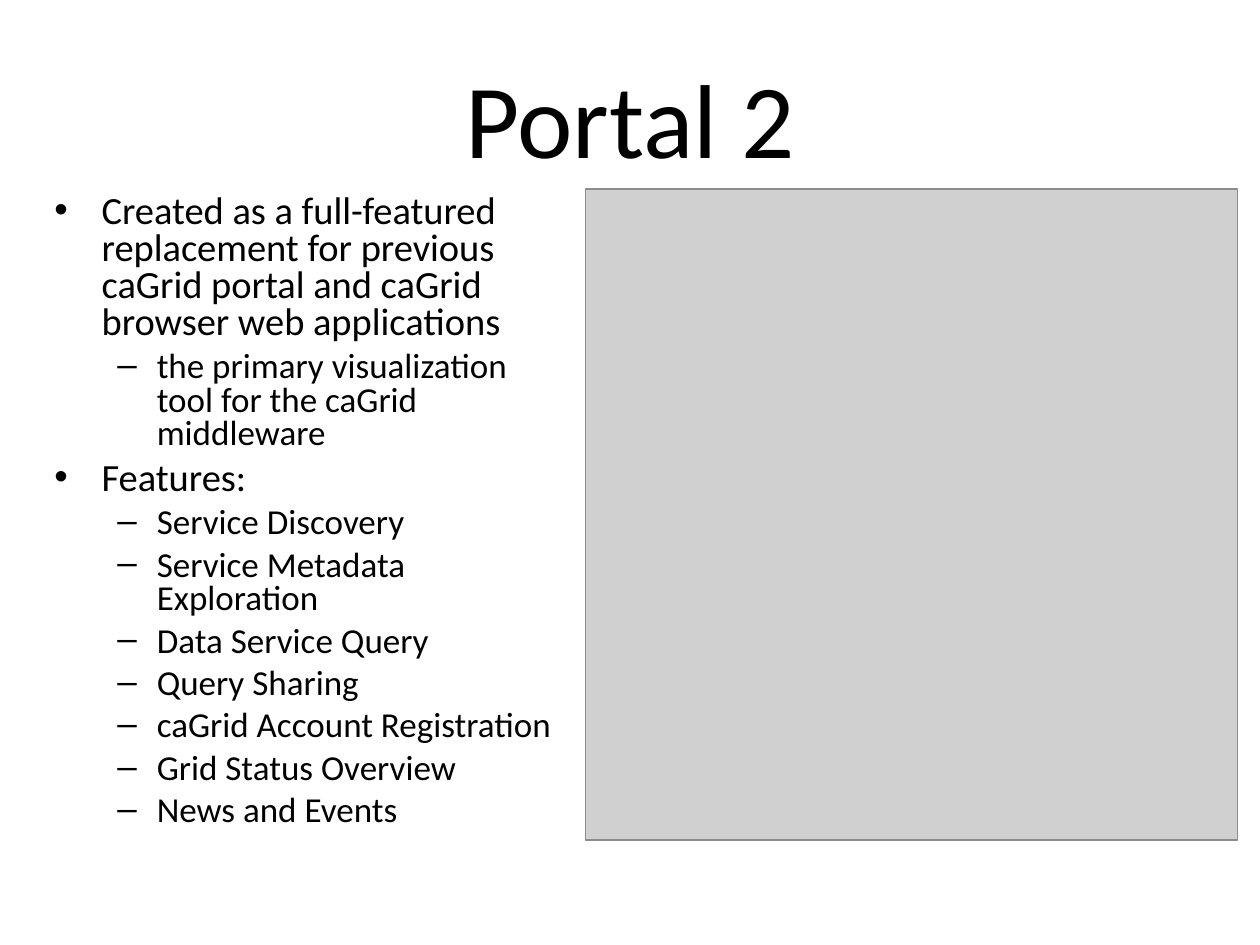
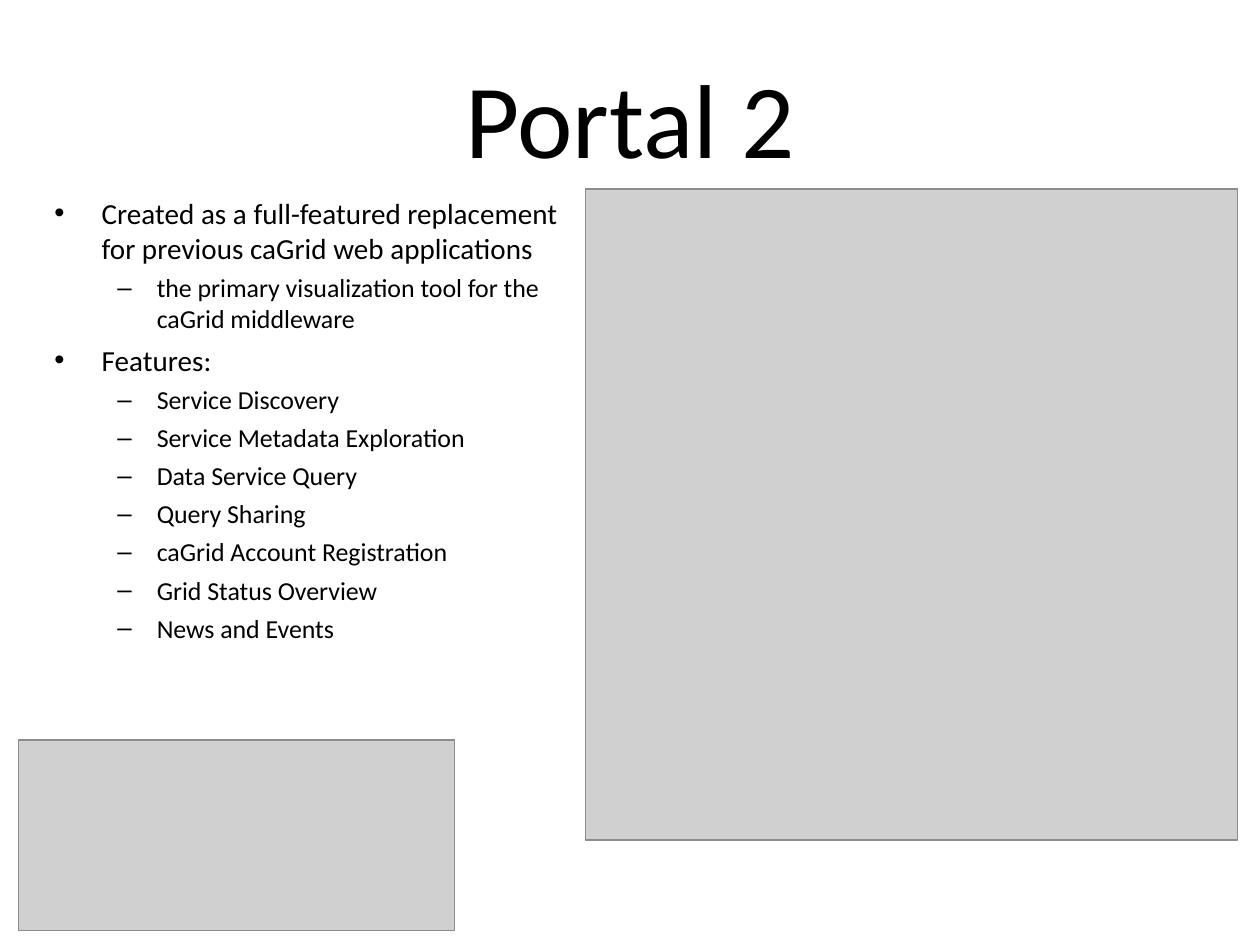
Before and after one commit to NCIP/cagrid-docs, a slide deck: slide 8 of presentations/2008_AnnualMeeting/demos/cagrid_worlds_fair_intro.ppt (slide 7 before the commit). Drawn at 1260x945 pixels with LibreOffice and Linux fonts; fonts in the diff are those of the drawing; grey boxes stand for pictures; background and template pictures are left out. Boxes give left, top, right and bottom in pixels: in the first picture for what was removed or moved away, otherwise in the second. Text is boxed around its words. In the diff, an @@ line names an element or a change of style, - is before the commit and + after.

```diff
--- a/presentations/2008_AnnualMeeting/demos/cagrid_worlds_fair_intro.ppt
+++ b/presentations/2008_AnnualMeeting/demos/cagrid_worlds_fair_intro.ppt
@@ text at (x1=102, y1=203, x2=557, y2=264): text changed; size 22 to 16.6 pt @@
-• Created as a full-featured replacement for previous caGrid portal and caGrid browser web applications
+• Created as a full-featured replacement for previous caGrid web applications
@@ text at (x1=102, y1=279, x2=539, y2=639): size 20 to 14.8 pt in "the primary visualization tool for the caGrid ...", "Service Discovery", "Service Metadata Exploration", "Data Service Query" and 4 more places; size 22 to 16.6 pt in "Features:"; line spacing 0.8 to 1; less space between paragraphs @@
@@ picture added at (x1=19, y1=740, x2=455, y2=930) @@
```
Also in this commit, not shown: 2 other slides changed, 1 slide added.
